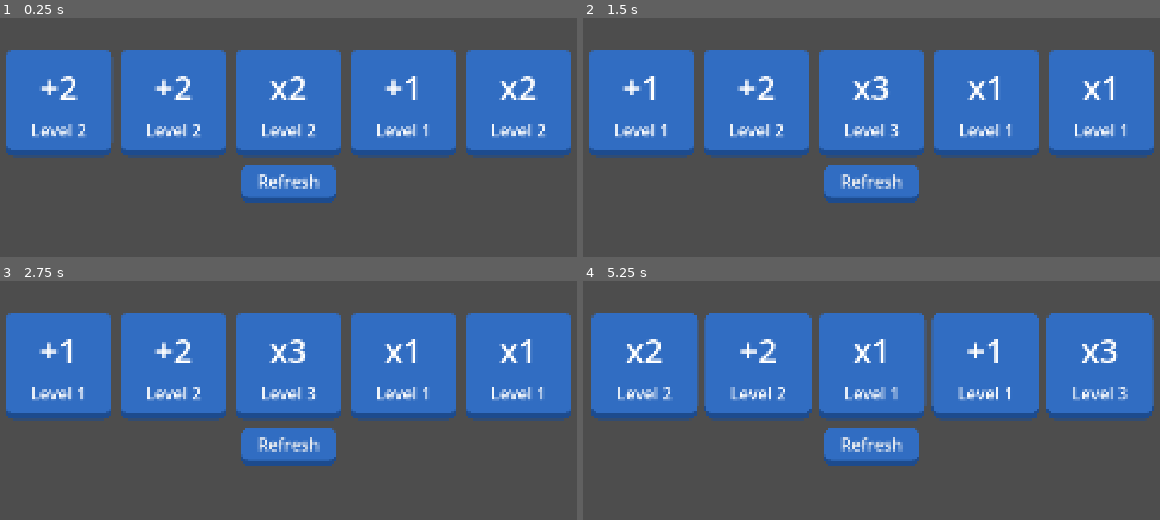
Above: before the commit, frames 1-4 (two rows, left to right).
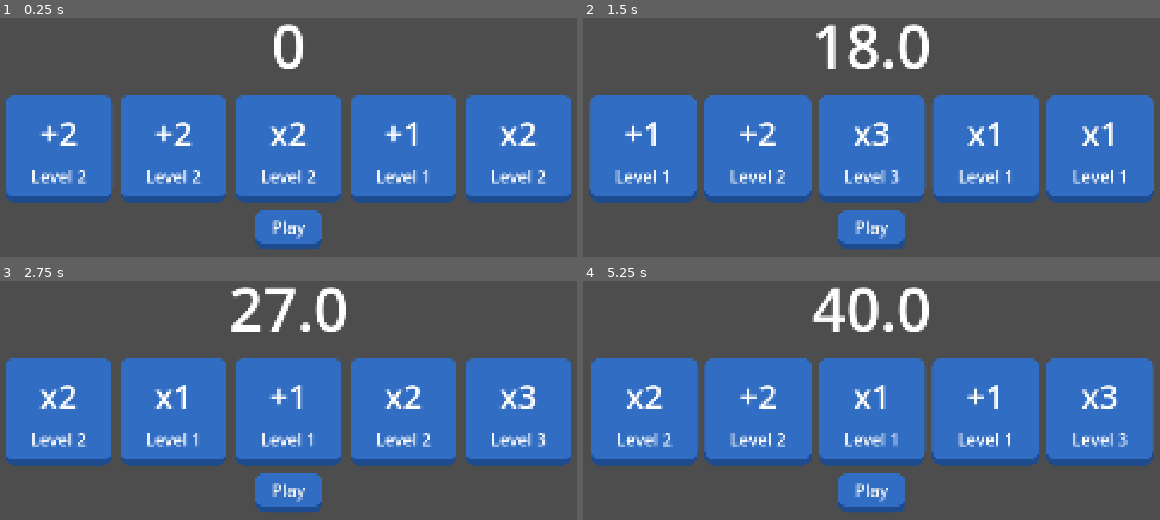
Above: after the commit, the same moments.

Repository: billyhawkes/card-game
Game: Godot game, scene res://scenes/game.tscn
Two runs of this game, one before a commit and one after it. Both use one fixed random seed, a clock stepped at 60 frames per second and the inputs below.
Inputs (mouse positions are in pixels of both pictures, inside the frame that each line leads up to):
- Up to frame 1 (0.25 s): no input
- Up to frame 2 (1.5 s): click (871, 182) at 0.5 s, where only the run before the commit has a clickable "Refresh"; click (871, 228) at 1.25 s, where only the run after the commit has a clickable "Play"
- Up to frame 3 (2.75 s): click (288, 491) at 2 s, where only the run after the commit has a clickable "Play"
- Up to frame 4 (5.25 s): click (871, 445) at 2.75 s, where only the run before the commit has a clickable "Refresh"; click (871, 445) at 3.5 s, where only the run before the commit has a clickable "Refresh"; click (871, 491) at 4.25 s, where only the run after the commit has a clickable "Play"; tap Enter at 5 s; move the mouse to (1044, 367) at 5.02 s; press the mouse at (1044, 367) at 5.03 s

The runs differ from the first frame. In frame 1, 40% of the frame differs, in the area x 1-99%, y 2-97%; in frame 2, 42%; in frame 3, 41%; in frame 4, 42%.

Commit message:
feat: points and playing hands

Diff:
--- a/scenes/card.gd
+++ b/scenes/card.gd
@@ -43,6 +43,15 @@
 		_:
 			return ""
 
+func card_action(score: float) -> float:
+	match type:
+		CardType.Add:
+			return score + level
+		CardType.Multiply:
+			return score * level
+		_:
+			return score
+
 func _process(delta: float) -> void:
 	handle_drag(delta)
 
--- a/scenes/game.gd
+++ b/scenes/game.gd
@@ -1,13 +1,13 @@
 extends Node2D
 
 var cards: Array[Card] = []
-
 var deck: Array[int] = []
 var discard: Array[int] = []
 var hand: Array[int] = []
 
 @onready var hand_container: Container = %HandContainer
 const CARD = preload("res://scenes/card.tscn")
+@onready var points_label: Label = %PointsLabel
 
 func _ready() -> void:
 	# TODO: Load cards from storage
@@ -55,7 +55,16 @@
 	)
 
 
+# ROUND MANAGEMENT
 
+var round := 1
+var num_hands := 5
+var points := 0.0
+var round_goal := 100
 
-func _on_refresh_button_pressed() -> void:
+func _on_play_button_pressed() -> void:
+	var score = hand_container.calculate_hand()
+	round += 1
+	points += score
+	points_label.text = str(points)
 	refresh_hand()
--- a/scenes/game.tscn
+++ b/scenes/game.tscn
@@ -22,6 +22,13 @@
 grow_vertical = 2
 theme_override_constants/separation = 20
 
+[node name="PointsLabel" type="Label" parent="CanvasLayer/VBoxContainer"]
+unique_name_in_owner = true
+layout_mode = 2
+size_flags_horizontal = 4
+theme_override_font_sizes/font_size = 144
+text = "0"
+
 [node name="HandContainer" type="Container" parent="CanvasLayer/VBoxContainer"]
 unique_name_in_owner = true
 custom_minimum_size = Vector2(0, 256)
@@ -30,9 +37,9 @@
 size_flags_vertical = 4
 script = ExtResource("2_yqjtg")
 
-[node name="RefreshButton" type="Button" parent="CanvasLayer/VBoxContainer"]
+[node name="PlayButton" type="Button" parent="CanvasLayer/VBoxContainer"]
 layout_mode = 2
 size_flags_horizontal = 4
-text = "Refresh"
+text = "Play"
 
-[connection signal="pressed" from="CanvasLayer/VBoxContainer/RefreshButton" to="." method="_on_refresh_button_pressed"]
+[connection signal="pressed" from="CanvasLayer/VBoxContainer/PlayButton" to="." method="_on_play_button_pressed"]
--- a/scenes/hand_container.gd
+++ b/scenes/hand_container.gd
@@ -32,3 +32,10 @@
 				closest_distance = distance
 				closest_index = index
 	return closest_index
+
+func calculate_hand() -> float:
+	var cards = get_children()
+	var score := 0
+	for card in cards:
+		score = card.card_action(score)
+	return score
